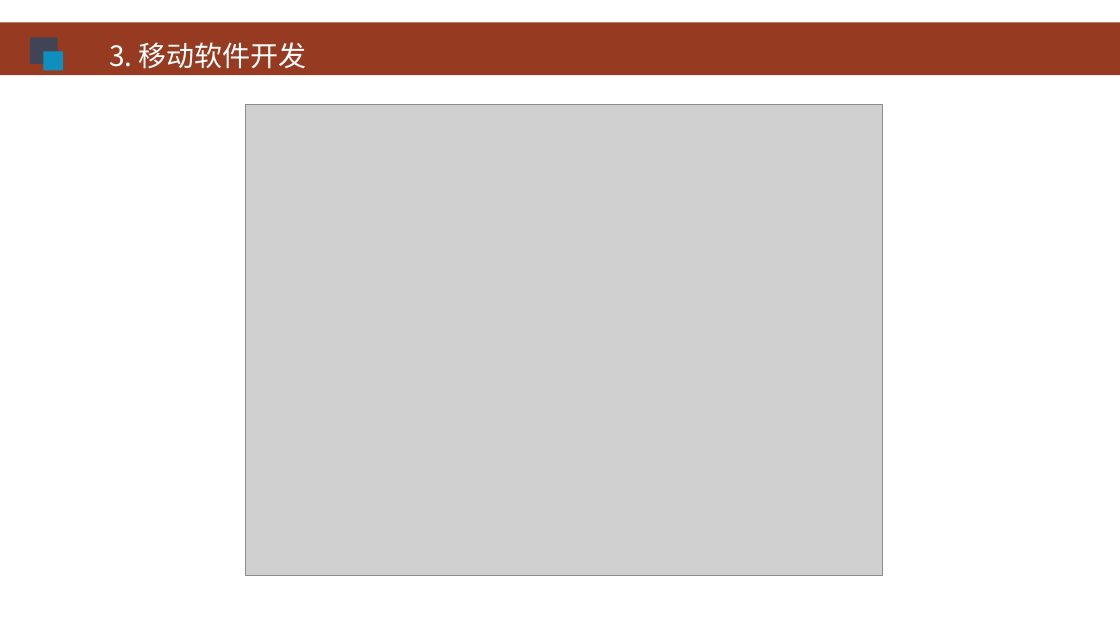
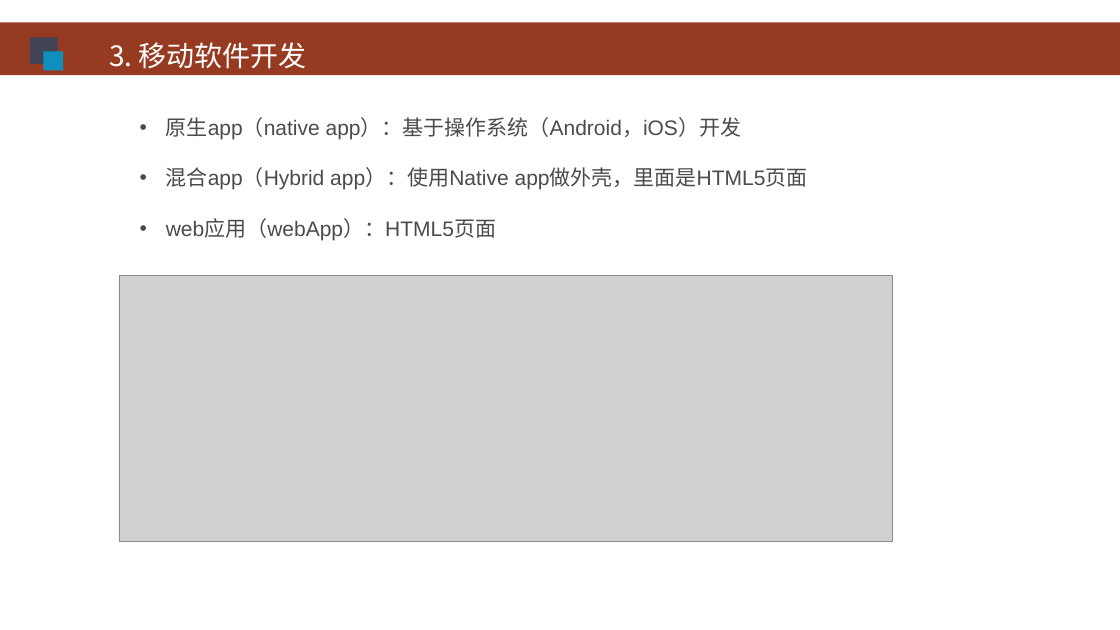
Before and after one commit to HBU/Android-PPT, a slide deck: slide 5 of 00.0 -- 移动开发 -- 第00章.ppt (slide 6 before the commit). Drawn at 1120x630 pixels with LibreOffice and Linux fonts; fonts in the diff are those of the drawing; grey boxes stand for pictures; background and template pictures are left out. Boxes give left, top, right and bottom in pixels: in the first picture for what was removed or moved away, otherwise in the second. Text is boxed around its words. In the diff, an @@ line names an element or a change of style, - is before the commit and + after.

```diff
--- a/00.0 -- 移动开发 -- 第00章.ppt
+++ b/00.0 -- 移动开发 -- 第00章.ppt
@@ text added at (x1=166, y1=117, x2=808, y2=240), 18 pt, text #494B4D @@
+• 原生app（native app）：基于操作系统（Android，iOS）开发
+• 混合app（Hybrid app）：使用Native app做外壳，里面是HTML5页面
+• web应用（webApp）：HTML5页面
@@ picture resized from (x1=246, y1=105, x2=882, y2=576) to (x1=119, y1=275, x2=892, y2=541) @@
```
Also in this commit, not shown: 4 other slides changed, 1 slide removed, 1 other file.
